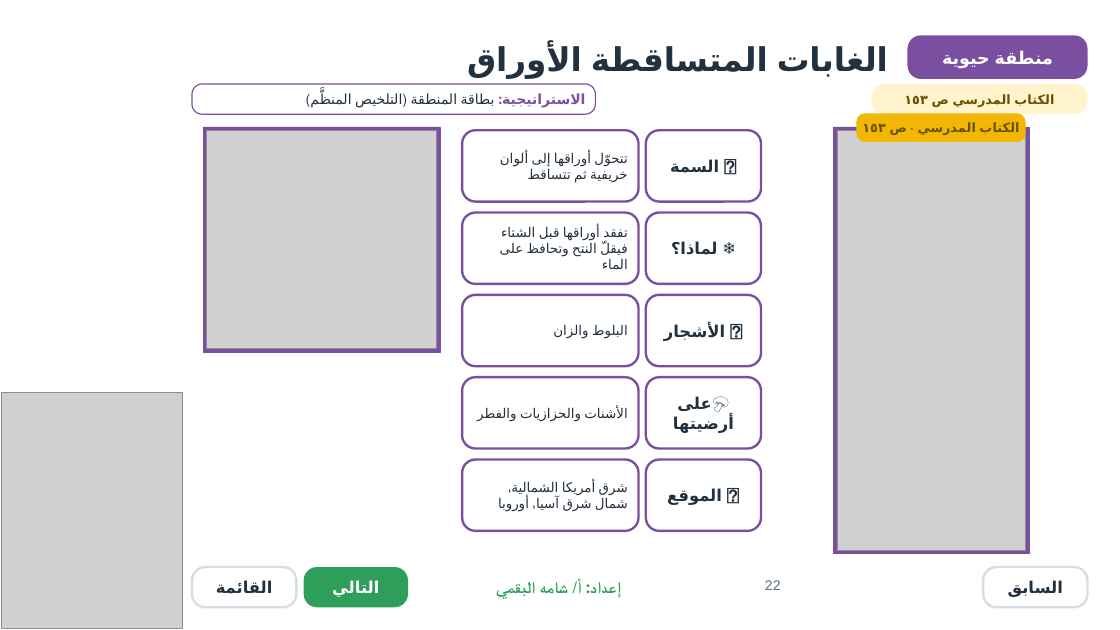
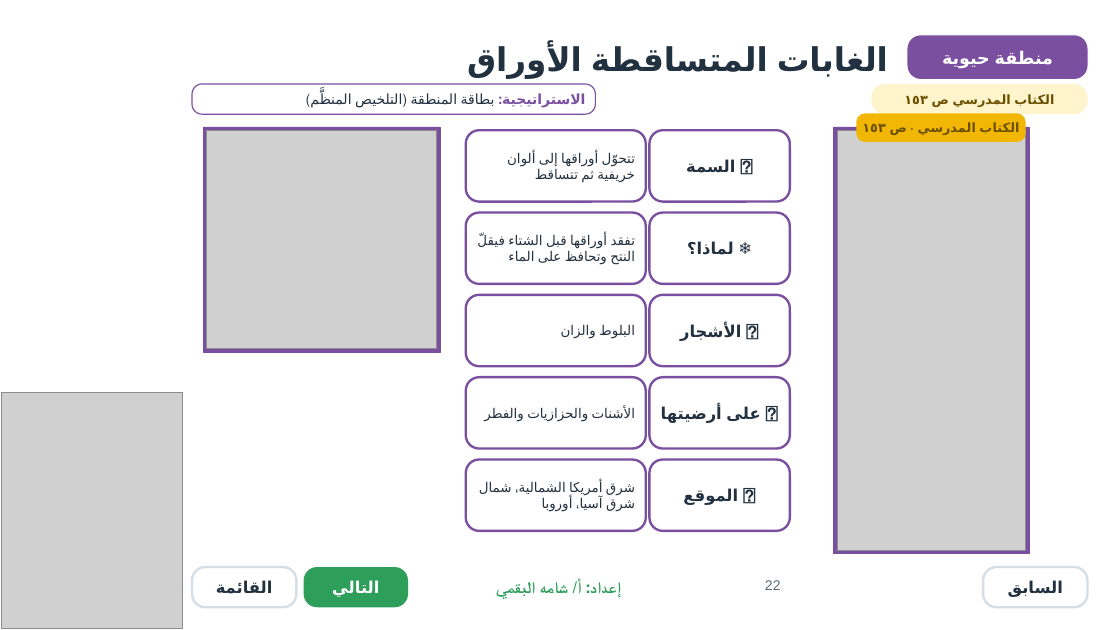
Before and after one commit to ShamahScience/Scienceshamah, a slide deck: slide 22 of biomes/مقارنة-الأنظمة-البيئية-تفاعلي.pptx. Drawn at 1120x630 pixels with LibreOffice and Linux fonts; fonts in the diff are those of the drawing; grey boxes stand for pictures; background and template pictures are left out. Boxes give left, top, right and bottom in pixels: in the first picture for what was removed or moved away, otherwise in the second. Text is boxed around its words. In the diff, an @@ line names an element or a change of style, - is before the commit and + after.

```diff
--- a/biomes/مقارنة-الأنظمة-البيئية-تفاعلي.pptx
+++ b/biomes/مقارنة-الأنظمة-البيئية-تفاعلي.pptx
@@ rounded rectangle "🍂 السمة": place and size @@
-rounded rectangle "🍂 السمة" at [646,130,761,202]
+rounded rectangle "🍂 السمة" at [649,130,790,202]
@@ rounded rectangle "❄️ لماذا؟": place and size @@
-rounded rectangle "❄️ لماذا؟" at [646,213,761,284]
+rounded rectangle "❄️ لماذا؟" at [649,213,790,284]
@@ rounded rectangle "🍄 على أرضيتها": place and size @@
-rounded rectangle "🍄 على أرضيتها" at [646,377,761,449]
+rounded rectangle "🍄 على أرضيتها" at [649,377,790,449]
@@ rounded rectangle "🌳 الأشجار": place and size @@
-rounded rectangle "🌳 الأشجار" at [646,295,761,366]
+rounded rectangle "🌳 الأشجار" at [649,295,790,366]
@@ 5 rounded rectangles: place and size @@
-5 rounded rectangles at [462,130,639,531]
+5 rounded rectangles at [465,130,645,531]
@@ rounded rectangle "📍 الموقع": place and size @@
-rounded rectangle "📍 الموقع" at [646,460,761,531]
+rounded rectangle "📍 الموقع" at [649,460,790,531]
```
Also in this commit, not shown: 7 other slides changed, 1 other file.
